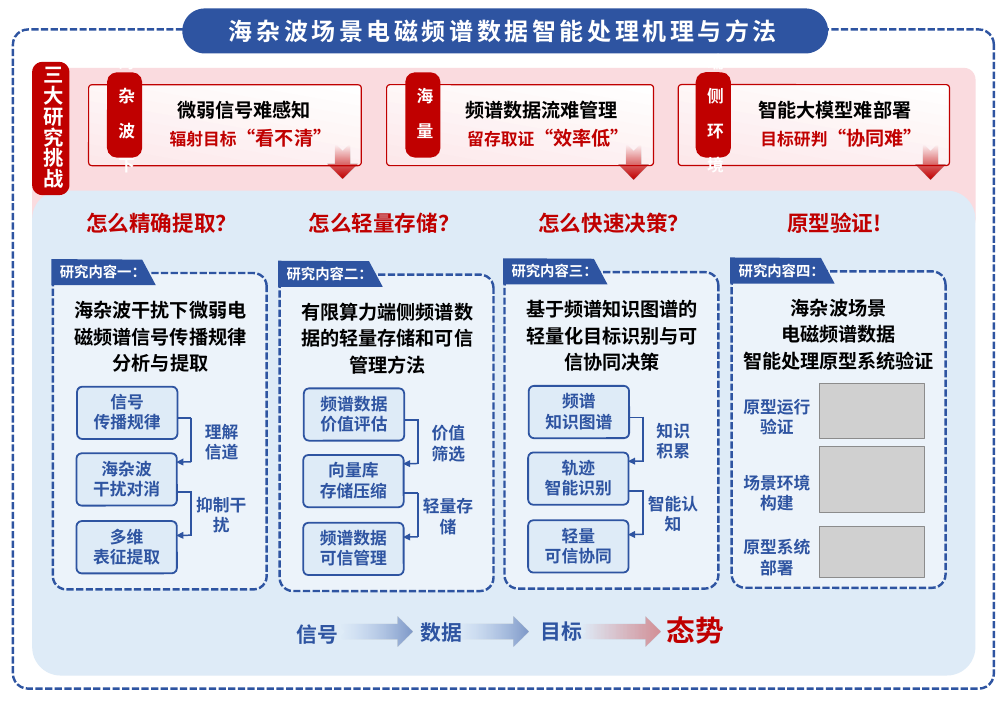
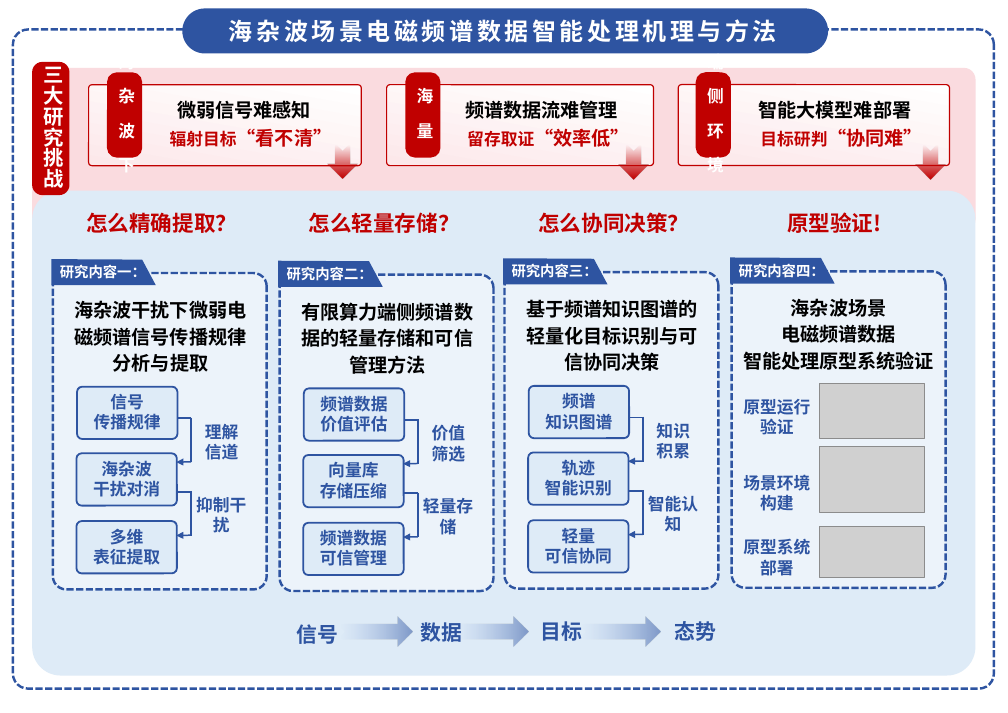
Before and after one commit to yeshu8zpf/NSFC_MCI, a slide deck: slide 1 of 军民融合/ppt/图2(改).pptx. Drawn at 1008x713 pixels with LibreOffice and Linux fonts; fonts in the diff are those of the drawing; grey boxes stand for pictures. Boxes give left, top, right and bottom in pixels: in the first picture for what was removed or moved away, otherwise in the second. Text is boxed around its words. In the diff, an @@ line names an element or a change of style, - is before the commit and + after.

```diff
--- a/军民融合/ppt/图2(改).pptx
+++ b/军民融合/ppt/图2(改).pptx
@@ text at (538, 212, 689, 233): text changed @@
-怎么快速决策？
+怎么协同决策？
@@ notched right arrow at (579, 617, 660, 647): fill gradient #C00000 to gradient #7F9EDB to #2E54A1 @@
@@ text "态势" at (675, 621, 717, 641): size 24 to 17.4 pt, text colour #C00000 to #2E54A1 @@
```
Also in this commit, not shown: 2 other files.
